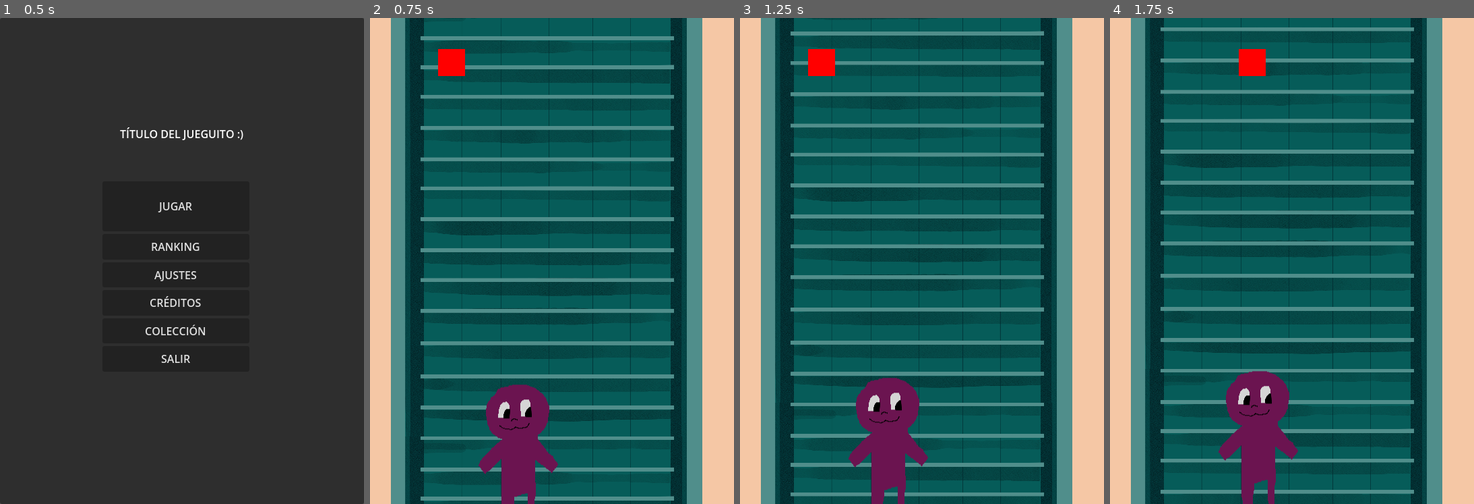
Above: before the commit, frames 1-4 (left to right).
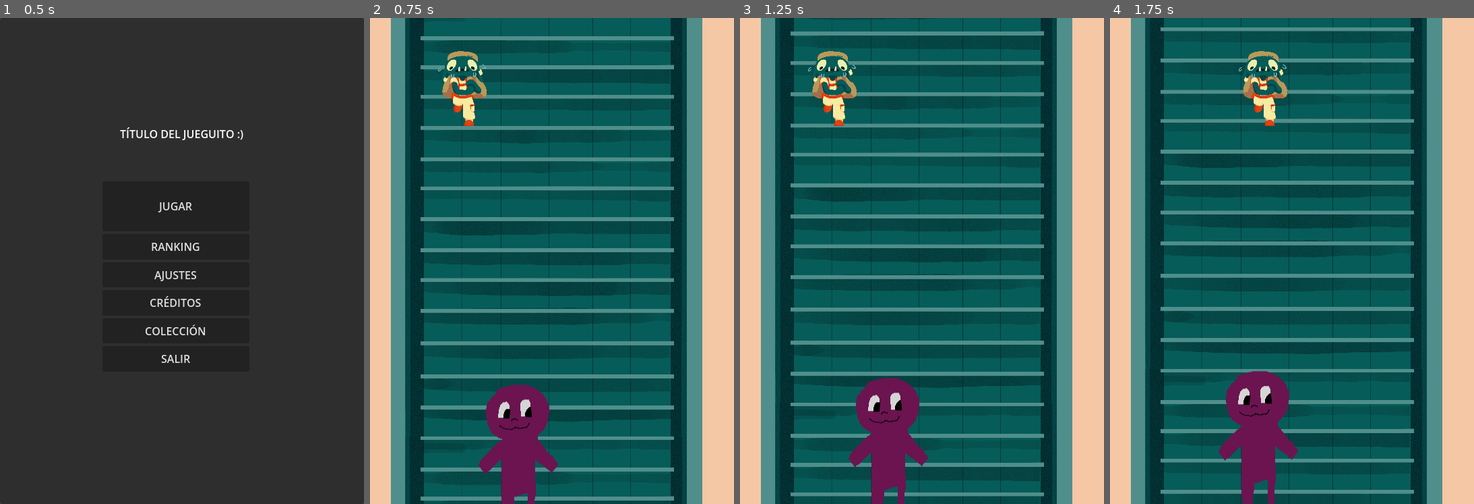
Above: after the commit, the same moments.

Repository: Beltenebr0s/LevelUpGameJam2025
Game: Godot game, scene res://scenes/menus/main_menu.tscn
Two runs of this game, one before a commit and one after it. Both use one fixed random seed, a clock stepped at 60 frames per second and the inputs below.
Inputs:
- Up to frame 1 (0.5 s): no input
- Up to frame 2 (0.75 s): click "JUGAR" at 0.5 s
- Up to frame 3 (1.25 s): no input
- Up to frame 4 (1.75 s): hold Right (ui_right) from 1.28 s (still down)

Frame 1 is identical in both runs. In frame 2, 1.1% of the frame differs, in the area x 18-33%, y 6-23%; in frame 3, 1.1%; in frame 4, 1.2%, in the area x 35-49%, y 6-23%.

Commit message:
Imagen del jugador

Diff:
--- a/scenes/jugador.tscn
+++ b/scenes/jugador.tscn
@@ -1,21 +1,20 @@
-[gd_scene load_steps=3 format=3 uid="uid://bhi1ycdhp8w1b"]
+[gd_scene load_steps=4 format=3 uid="uid://bhi1ycdhp8w1b"]
 
 [ext_resource type="Script" uid="uid://ccaf80ghnyu68" path="res://scripts/jugador.gd" id="1_g87hm"]
+[ext_resource type="Texture2D" uid="uid://b3rjhbjt5syii" path="res://images/jugador.png" id="2_lhlt4"]
 
 [sub_resource type="RectangleShape2D" id="RectangleShape2D_e85j5"]
-size = Vector2(40, 40)
+size = Vector2(66, 110)
 
 [node name="Jugador" type="CharacterBody2D"]
 script = ExtResource("1_g87hm")
 
 [node name="CollisionShape2D" type="CollisionShape2D" parent="."]
-position = Vector2(21, 21)
+position = Vector2(39, 59)
 shape = SubResource("RectangleShape2D_e85j5")
 debug_color = Color(0.862745, 0, 0.0941176, 1)
 
-[node name="ColorRect" type="ColorRect" parent="."]
-offset_left = 1.0
-offset_top = 1.0
-offset_right = 41.0
-offset_bottom = 41.0
-color = Color(1, 0, 0, 1)
+[node name="Sprite2D" type="Sprite2D" parent="."]
+position = Vector2(38.5, 62.5)
+scale = Vector2(0.218837, 0.21777)
+texture = ExtResource("2_lhlt4")
Binary file added: images/jugador.png
Not shown, added: images/jugador.png.import
